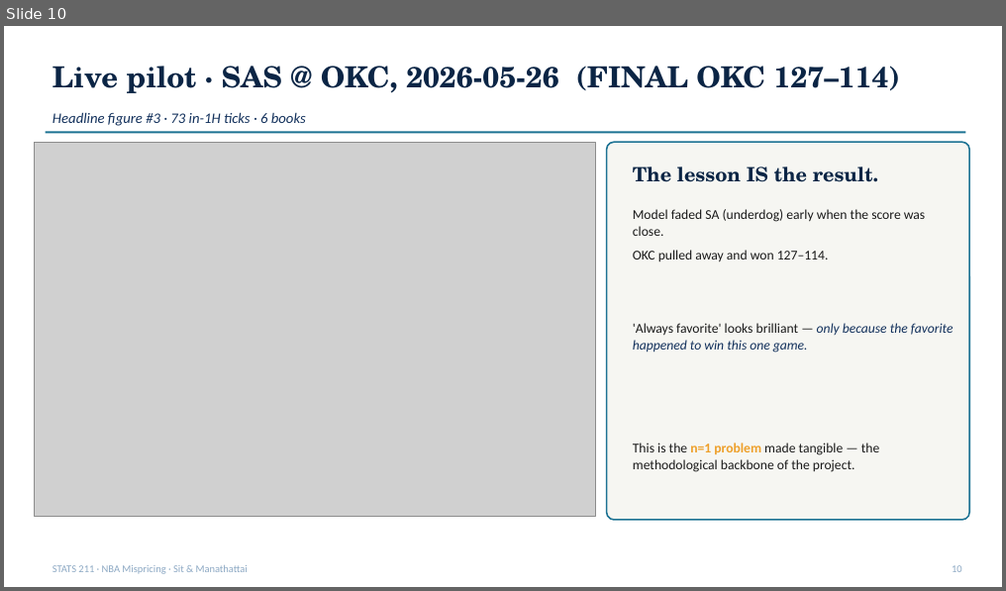
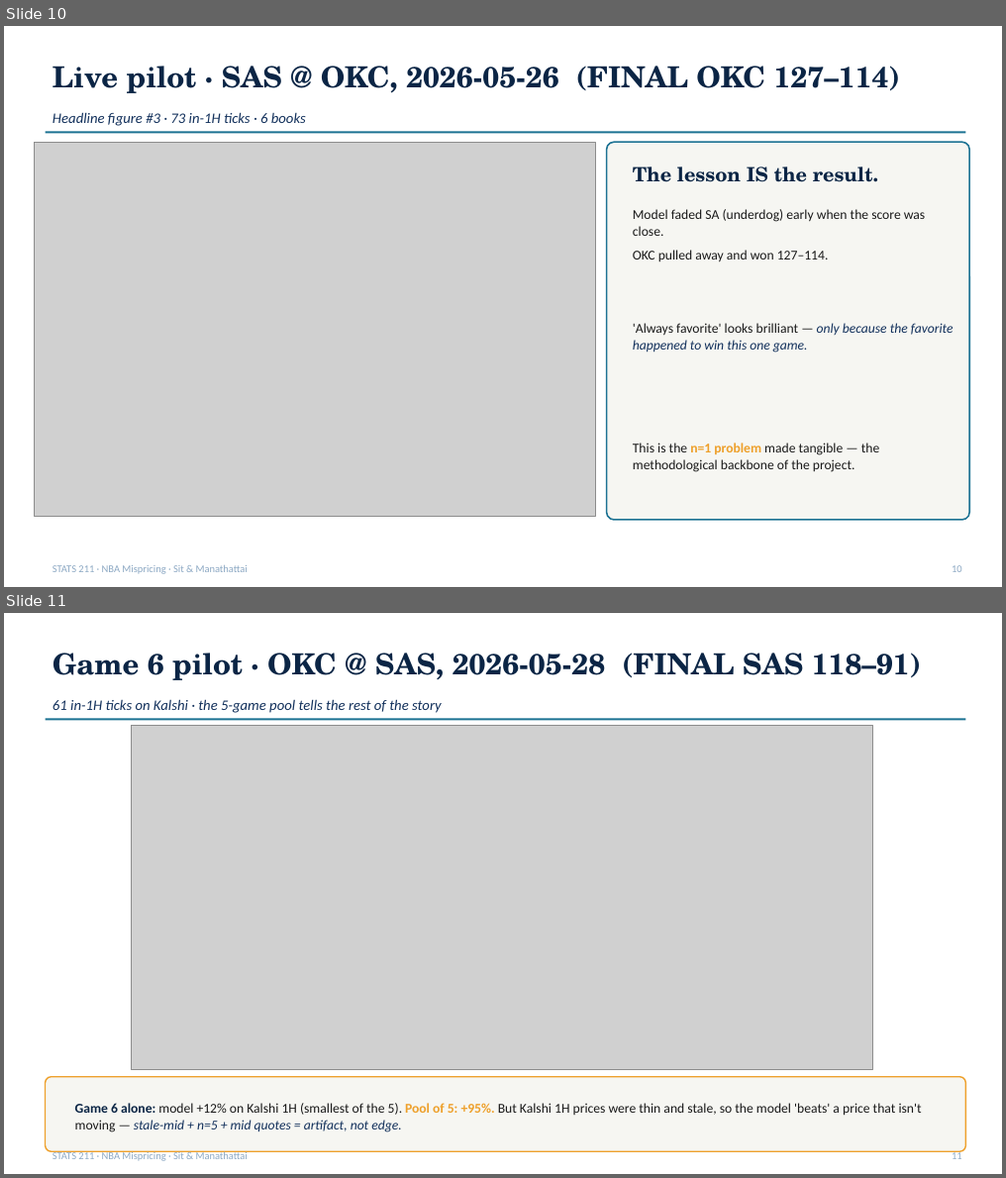
Before and after one commit to ivan-sit/live-nba-market-mispricing-detection, a slide deck: slides/final_deck.pptx. Shown one above the other, each under a label of ours: slide 10 before the commit, slides 10 and 11 after it. The pictures are 1006x591 and 1006x1178 pixels, drawn with LibreOffice and Linux fonts; fonts in the diff are those of the drawing; grey boxes stand for pictures. Boxes give left, top, right and bottom in pixels: in the first picture for what was removed or moved away, otherwise in the second. Text is boxed around its words. In the diff, an @@ line names an element or a change of style, - is before the commit and + after.

```diff
--- a/slides/final_deck.pptx
+++ b/slides/final_deck.pptx
@@ slide 11 added at [4, 613, 1002, 1174], background #FFFFFF @@
@@ text added at [53, 653, 921, 680], 28 pt, text #0B2545, bold @@
+Game 6 pilot · OKC @ SAS, 2026-05-28 (FINAL SAS 118–91)
@@ text added at [53, 699, 442, 713], 14 pt, text #13315C, italic @@
+61 in-1H ticks on Kalshi · the 5-game pool tells the rest of the story
@@ line added from (46, 719) to (966, 719), #1C7293 2 pt @@
@@ picture added at [132, 725, 872, 1069] @@
@@ rounded rectangle added at [46, 1077, 966, 1152], fill #F6F6F2, outline #EEA02B 1.3 pt @@
@@ text added at [75, 1103, 922, 1133], 13 pt, text #1A1A1A @@
+Game 6 alone: model +12% on Kalshi 1H (smallest of the 5). Pool of 5: +95%. But Kalshi 1H prices were thin and stale, so the model 'beats' a price that isn't moving — stale-mid + n=5 + mid quotes = artifact, not edge.
@@ text added at [53, 1151, 248, 1161], 10 pt, text #8DA9C4 @@
+STATS 211 · NBA Mispricing · Sit & Manathattai
@@ text added at [951, 1151, 962, 1159], 10 pt, text #8DA9C4 @@
+11
```
Also in this commit, not shown: 3 slides changed, 1 other slide added, 2 slides removed, 5 other files.
